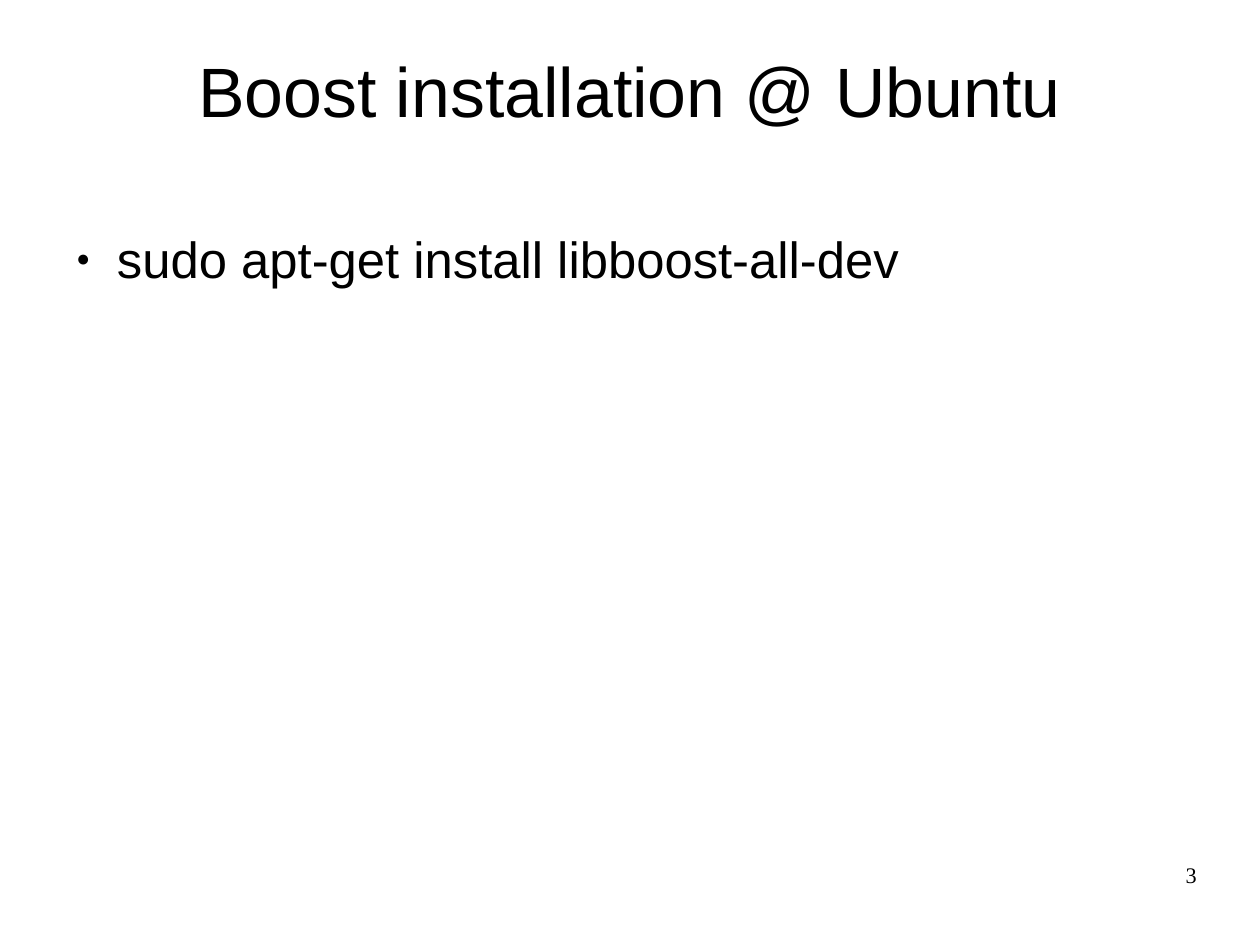
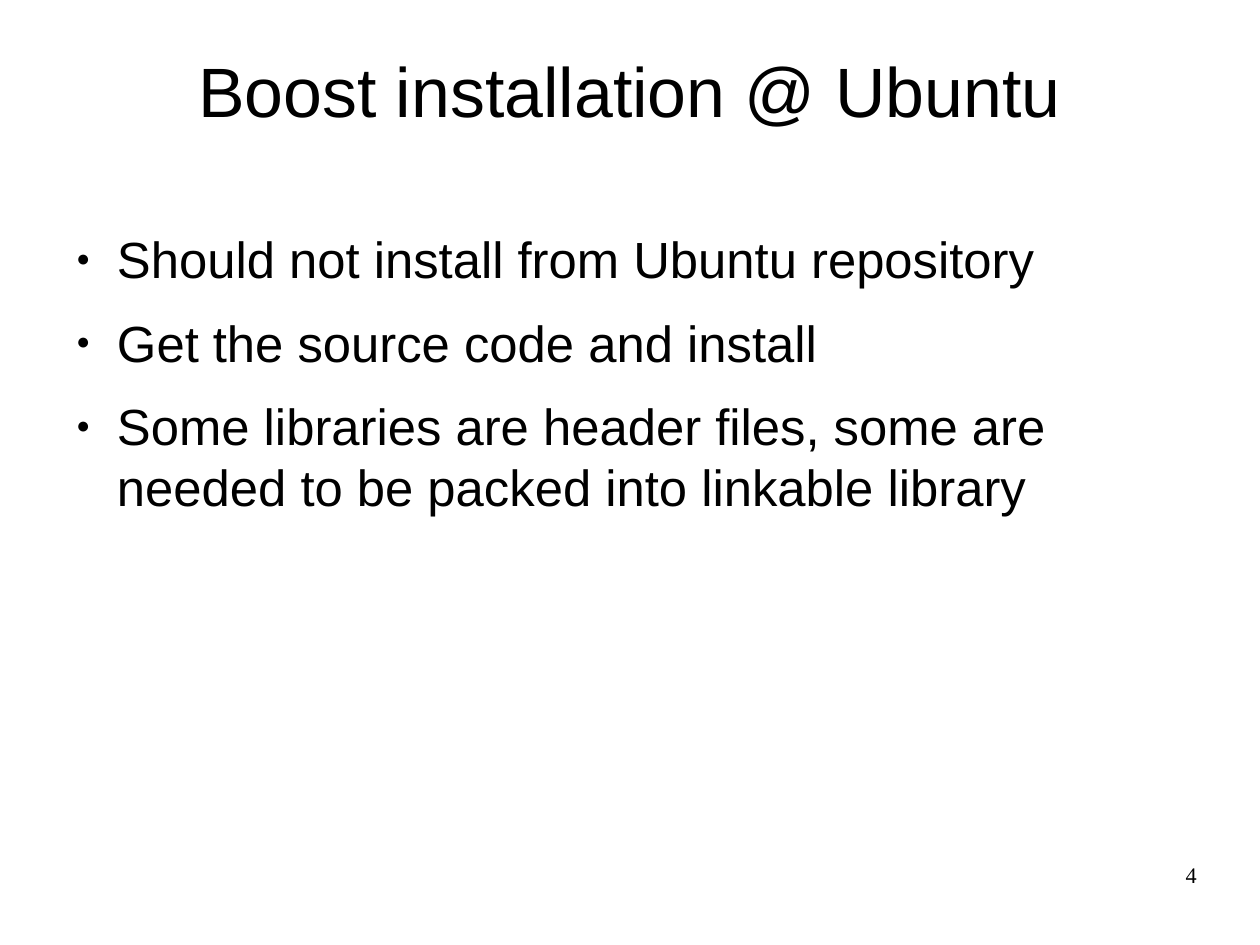
Before and after one commit to codengrow/scj, a slide deck: slide 4 of season1/episode3/Boost.thread-intro.odp (slide 3 before the commit). Drawn at 1260x945 pixels with LibreOffice and Linux fonts; fonts in the diff are those of the drawing; background and template pictures are left out. Boxes give left, top, right and bottom in pixels: in the first picture for what was removed or moved away, otherwise in the second. Text is boxed around its words. In the diff, an @@ line names an element or a change of style, - is before the commit and + after.

```diff
--- a/season1/episode3/Boost.thread-intro.odp
+++ b/season1/episode3/Boost.thread-intro.odp
@@ text at [117,241,1045,517]: text changed @@
-● sudo apt-get install libboost-all-dev
+● Should not install from Ubuntu repository
+● Get the source code and install
+● Some libraries are header files, some are needed to be packed into linkable library
@@ page number at [1186,868,1197,883]: text changed @@
-3
+4
```
Also in this commit, not shown: 3 other slides changed, 4 slides added, 4 slides removed.
